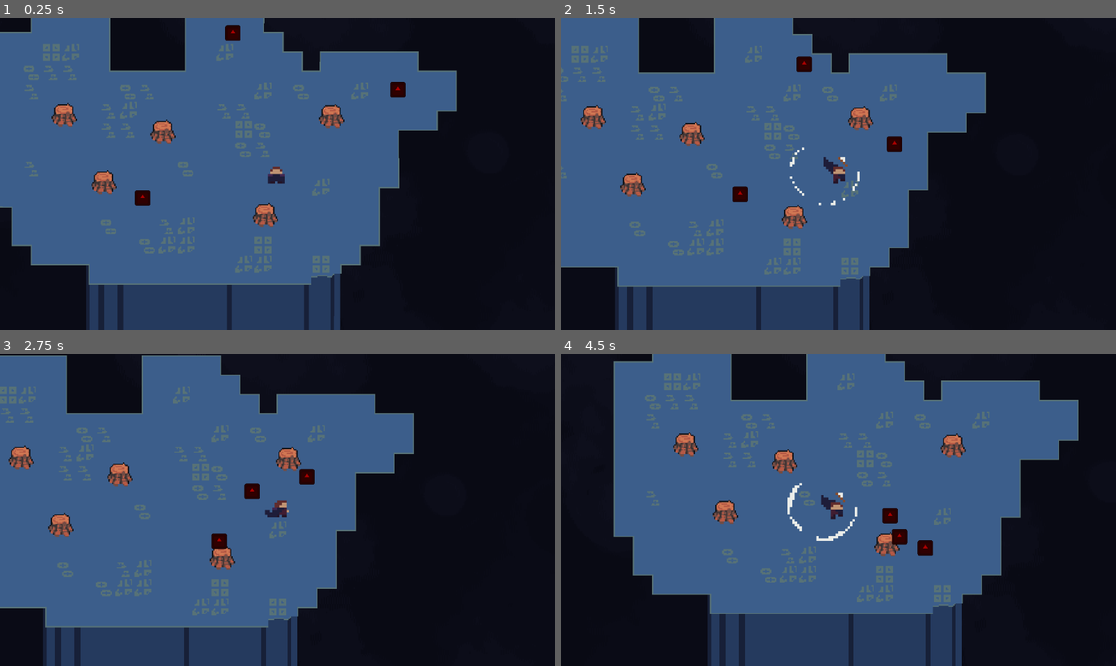
Above: before the commit, frames 1-4 (two rows, left to right).
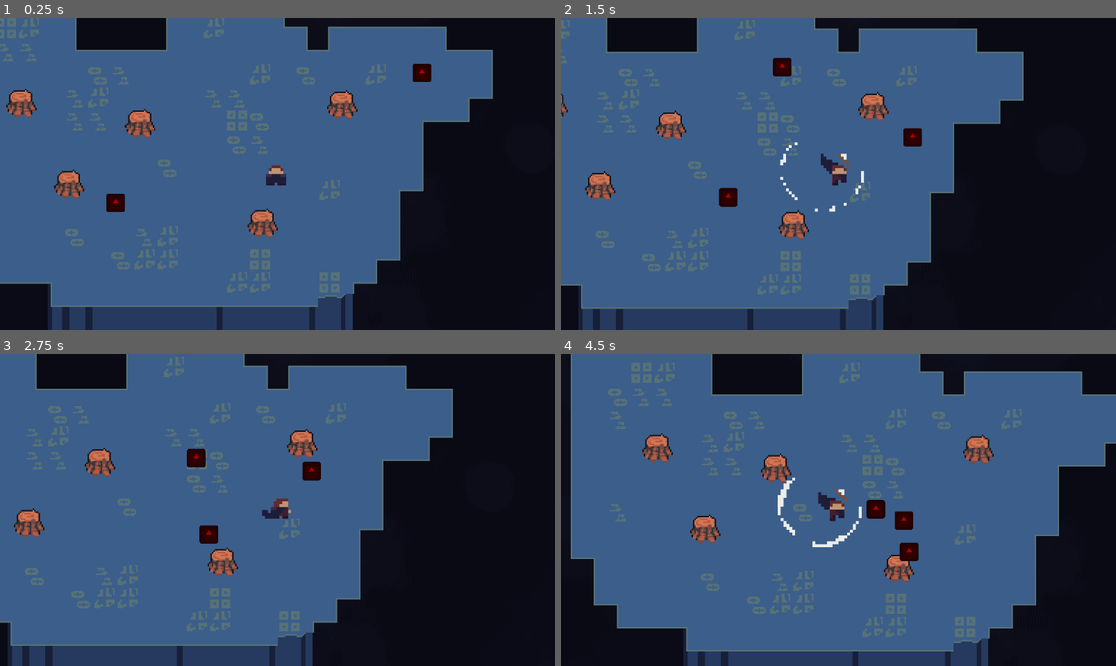
Above: after the commit, the same moments.

Repository: Nademtis/2D-MeleeCombat-and-pathfinding
Game: Godot game, scene res://main.tscn
Two runs of this game, one before a commit and one after it. Both use one fixed random seed, a clock stepped at 60 frames per second and the inputs below. The engine's default icon, where the game draws it, is replaced by a stand-in: a white triangle on a blue panel in a dark square.
Inputs (mouse positions are in pixels of both pictures, inside the frame that each line leads up to):
- Up to frame 1 (0.25 s): no input
- Up to frame 2 (1.5 s): move the mouse to (960, 158) at 0.52 s; press the mouse at (960, 158) at 0.53 s; hold D (right) 0.53-1.28 s; tap Space (dash, bound only after the commit) at 0.8, 1.35 s; move the mouse to (727, 189) at 1.27 s; release the mouse at (727, 189) at 1.28 s; hold S (down) from 1.28 s (still down)
- Up to frame 3 (2.75 s): click (166, 525) at 1.55 s; move the mouse to (333, 441) at 2.02 s; release S (down) at 2.03 s; press the mouse at (333, 441) at 2.03 s; hold D (right) from 2.03 s (still down); tap Space (dash, bound only after the commit) at 2.3 s
- Up to frame 4 (4.5 s): move the mouse to (810, 572) at 2.77 s; release D (right) at 2.78 s; release the mouse at (810, 572) at 2.78 s; hold W (up) 2.78-3.53 s; right-click (810, 572) at 2.85 s; click (810, 572) at 3.05 s; move the mouse to (1005, 556) at 3.52 s; hold Space (dash, bound only after the commit) 3.53-4.28 s; hold Left (left) from 3.53 s (still down); move the mouse to (672, 463) at 4.27 s; click (672, 463) at 4.35 s

The runs differ from the first frame. In frame 1, 23% of the frame differs, in the area x 0-89%, y 0-100%; in frame 2, 21%; in frame 3, 21%; in frame 4, 33%, in the area x 1-100%, y 0-100%.

Commit message:
added player dash ability

Diff:
--- a/game/main.tscn
+++ b/game/main.tscn
@@ -28,7 +28,7 @@
 position = Vector2(-92, 13)
 
 [node name="Camera2D" type="Camera2D" parent="player"]
-zoom = Vector2(2.5, 2.5)
+zoom = Vector2(3, 3)
 process_callback = 0
 position_smoothing_enabled = true
 position_smoothing_speed = 15.0
--- a/game/player/player.tscn
+++ b/game/player/player.tscn
@@ -564,6 +564,10 @@
 wait_time = 0.5
 one_shot = true
 
+[node name="dashCooldown" type="Timer" parent="."]
+wait_time = 0.5
+one_shot = true
+
 [node name="AnimatedSprite2D" type="AnimatedSprite2D" parent="."]
 z_index = 1
 scale = Vector2(2, 2)
@@ -615,4 +619,5 @@
 [connection signal="timeout" from="attackDelay" to="." method="_on_attack_delay_timeout"]
 [connection signal="timeout" from="attackCombo" to="." method="_on_attack_combo_timeout"]
 [connection signal="timeout" from="attackCoolDown" to="." method="_on_attack_cool_down_timeout"]
+[connection signal="timeout" from="dashCooldown" to="." method="_on_dash_cooldown_timeout"]
 [connection signal="animation_finished" from="AnimatedSprite2D" to="." method="_on_animated_sprite_2d_animation_finished"]
--- a/game/player/scripts/player.gd
+++ b/game/player/scripts/player.gd
@@ -25,12 +25,17 @@
 @onready var coll_shape_up: CollisionPolygon2D = $attackHitbox/CollShapeUp/collShapeUp
 @onready var coll_shape_down: CollisionPolygon2D = $attackHitbox/CollShapeDown/collShapeDown
 
-#player attack dash
+#player dash
+@export var dash_speed: float = 500
+@export var dash_duration : float = 0.1
+var can_dash = true
+var dash_direction : Vector2
+var dash_elapsed_time : float = 0.0
+@onready var dash_cooldown: Timer = $dashCooldown
+
+#below is used for the attack dash
 @export var attack_dash_speed: float = 225
-@export var attack_dash_duration: float = 0.06
-
-#below is used for the attack dash
-var attack_dash_start_position: Vector2
+@export var attack_dash_duration: float = 0.1
 var attack_dash_target_position: Vector2
 var attack_dash_elapsed_time: float = 0.0
 var attack_dash_direction: Vector2 = Vector2.ZERO
@@ -39,20 +44,23 @@
 var movement_state = MovementState.WALKING
 
 func _ready() -> void:
-	Events.connect("player_attacked", attack_dash) #TODO
+	Events.connect("player_attacked", setup_attack_dash) #TODO
 
 func _process(_delta: float) -> void:
-	PlayerStats.player_position = global_position #update player position for enemies
+	PlayerStats.player_position = global_position #update player position for global access
 	left_click_held_down = Input.is_action_pressed("click")
 	anim_player()
 
+	#print(MovementState.keys()[movement_state])
 
 func _input(event: InputEvent) -> void:
-	if event.is_action_pressed("click" ) && can_attack or left_click_held_down && can_attack :
+	if event.is_action_pressed("click") && can_attack or left_click_held_down && can_attack:
 		var point = get_global_mouse_position()
 		var direction = point - global_position
-		attack_dash(direction)
+		setup_attack_dash(direction)
 		attack(point)
+	if event.is_action_pressed("dash") && movement_state == MovementState.WALKING && can_dash:
+		setup_dash()
 
 func _physics_process(delta: float) -> void:
 	match movement_state:
@@ -60,18 +68,10 @@
 			move_player(delta)
 		MovementState.ATTACKING:
 			handle_attack_dash(delta)
-			pass
 		MovementState.DASHING:
-			pass
+			handle_dashing(delta)
 	move_and_slide()
 
-
-func attack_dash(direction: Vector2):
-	set_movement_state(MovementState.ATTACKING)
-	attack_dash_start_position = global_position
-	attack_dash_direction = direction.normalized()
-	attack_dash_target_position = attack_dash_start_position + attack_dash_direction * (attack_dash_speed * attack_dash_duration)
-	attack_dash_elapsed_time = 0.0  # Reset timer
 
 func attack(point : Vector2):
 	var attack_direction = get_attack_direction()
@@ -94,34 +94,56 @@
 		attack_small_delay.start()
 		attack_combo.start()
 
+func setup_attack_dash(direction: Vector2):
+	set_movement_state(MovementState.ATTACKING)
+	attack_dash_direction = direction.normalized()
+	attack_dash_elapsed_time = 0.0  # Reset timer
+
+
 func handle_attack_dash(delta: float):
 	attack_dash_elapsed_time += delta
-	var t = attack_dash_elapsed_time / attack_dash_duration  # Normalized time (0 to 1)
-	t = clamp(t, 0, 1)  # Ensure t stays within bounds
-
-	# Lerp the player's position smoothly
-	global_position = attack_dash_start_position.lerp(attack_dash_target_position, t)
-
-	# Dash complete
+	var t = attack_dash_elapsed_time / attack_dash_duration
+	t = clamp(t, 0, 1)
+
+	velocity = attack_dash_direction * attack_dash_speed * (1 - t)
+
 	if t >= 1.0:
-		pass
-		#set_movement_state(MovementState.WALKING)
+		velocity = Vector2.ZERO
+
+func setup_dash():
+	print("dash setup")
+	var input_vector = Vector2(
+		Input.get_action_strength("right") - Input.get_action_strength("left"),
+		Input.get_action_strength("down") - Input.get_action_strength("up")
+	).normalized()
+	if input_vector != Vector2.ZERO:
+		set_movement_state(MovementState.DASHING)
+		dash_direction = input_vector
+		dash_elapsed_time = 0.0 # Reset timer
+		dash_cooldown.start()
+		can_dash = false
+
+func handle_dashing(delta: float):
+	dash_elapsed_time += delta
+	var t = dash_elapsed_time / dash_duration
+	t = clamp(t, 0, 1)
+	velocity = dash_direction * dash_speed * (1 - t)
+	if t >= 1.0:
+		velocity = Vector2.ZERO
+		set_movement_state(MovementState.WALKING)
+
 
 func set_movement_state(new_state : MovementState):
 	#var old_state: MovementState = movement_state
 	#print(MovementState.keys()[new_state])
-
 	match new_state:
 		MovementState.WALKING:
 			movement_state = MovementState.WALKING
-
 		MovementState.ATTACKING:
-			#max_speed = max_speed * 0.25 #lerp this value back up to 1.0
 			movement_state = MovementState.ATTACKING
-			pass
-
 		MovementState.DASHING:
-			pass
+			movement_state = MovementState.DASHING
+
 
 func move_player(delta):
 	#var direction: Vector2 = Vector2.ZERO
@@ -229,3 +251,8 @@
 	if animated_sprite_2d.animation.begins_with("attack_"):
 		#print(animated_sprite_2d.animation + " finished")
 		set_movement_state(MovementState.WALKING)
+
+
+func _on_dash_cooldown_timeout() -> void:
+	can_dash = true
+	pass # Replace with function body.
--- a/game/project.godot
+++ b/game/project.godot
@@ -64,6 +64,11 @@
 "events": [Object(InputEventMouseButton,"resource_local_to_scene":false,"resource_name":"","device":-1,"window_id":0,"a …(253 unchanged characters)…
 ]
 }
+dash={
+"deadzone": 0.5,
+"events": [Object(InputEventKey,"resource_local_to_scene":false,"resource_name":"","device":-1,"window_id":0,"alt_pressed":false,"shift_pressed":false,"ctrl_pressed":false,"meta_pressed":false,"pressed":false,"keycode":0,"physical_keycode":32,"key_label":0,"unicode":32,"location":0,"echo":false,"script":null)
+]
+}
 
 [rendering]
 
